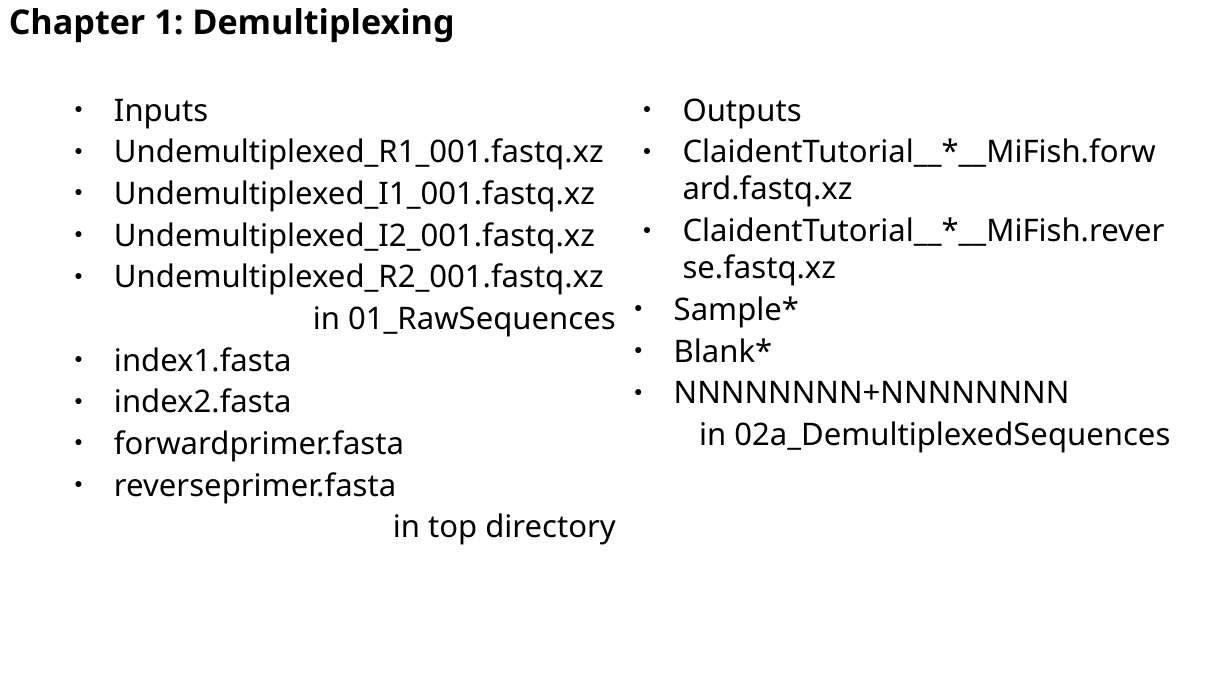
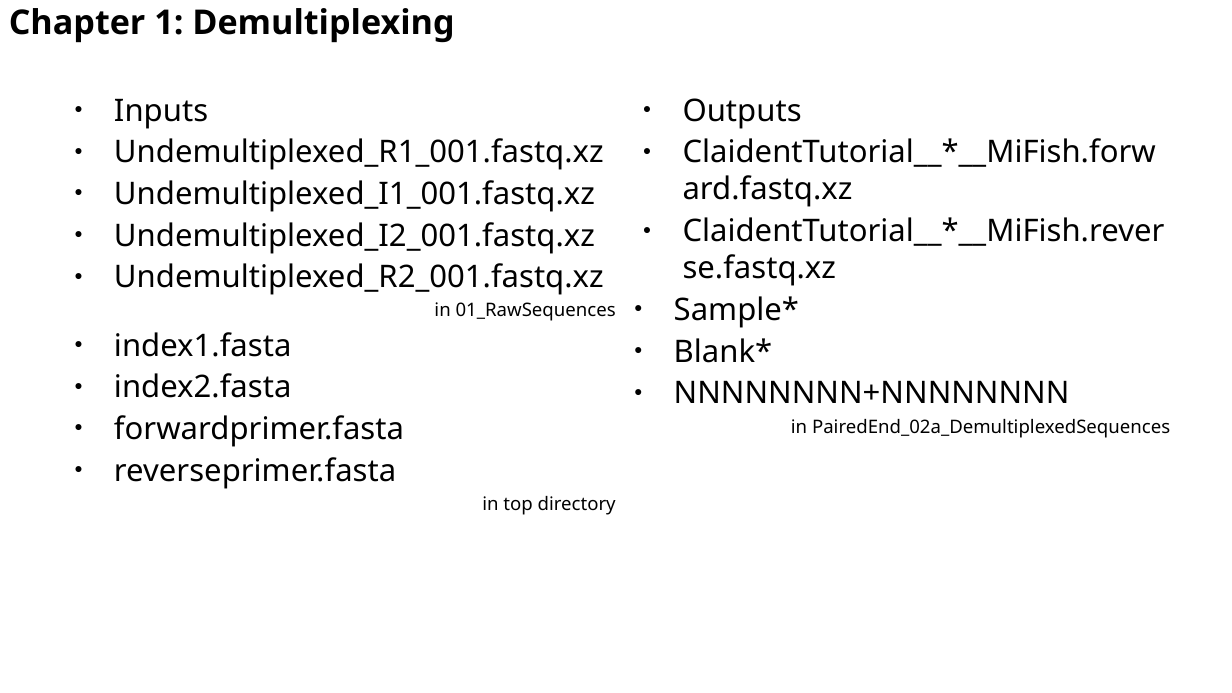
Before and after one commit to astanabe/ClaidentTutorial, a slide deck: slide 17 of AutumnSchool20201115.odp. Drawn at 1232x693 pixels with LibreOffice and Linux fonts; fonts in the diff are those of the drawing. Boxes give left, top, right and bottom in pixels: in the first picture for what was removed or moved away, otherwise in the second. Text is boxed around its words. In the diff, an @@ line names an element or a change of style, - is before the commit and + after.

```diff
--- a/AutumnSchool20201115.odp
+++ b/AutumnSchool20201115.odp
@@ text at (x1=434, y1=302, x2=616, y2=515): size 20 to 12 pt in "in 01_RawSequences", "in top directory" @@
@@ text at (x1=791, y1=419, x2=1170, y2=438): text changed; size 20 to 12 pt @@
-in 02a_DemultiplexedSequences
+in PairedEnd_02a_DemultiplexedSequences
```
Also in this commit, not shown: 18 other slides changed, 2 other files.
